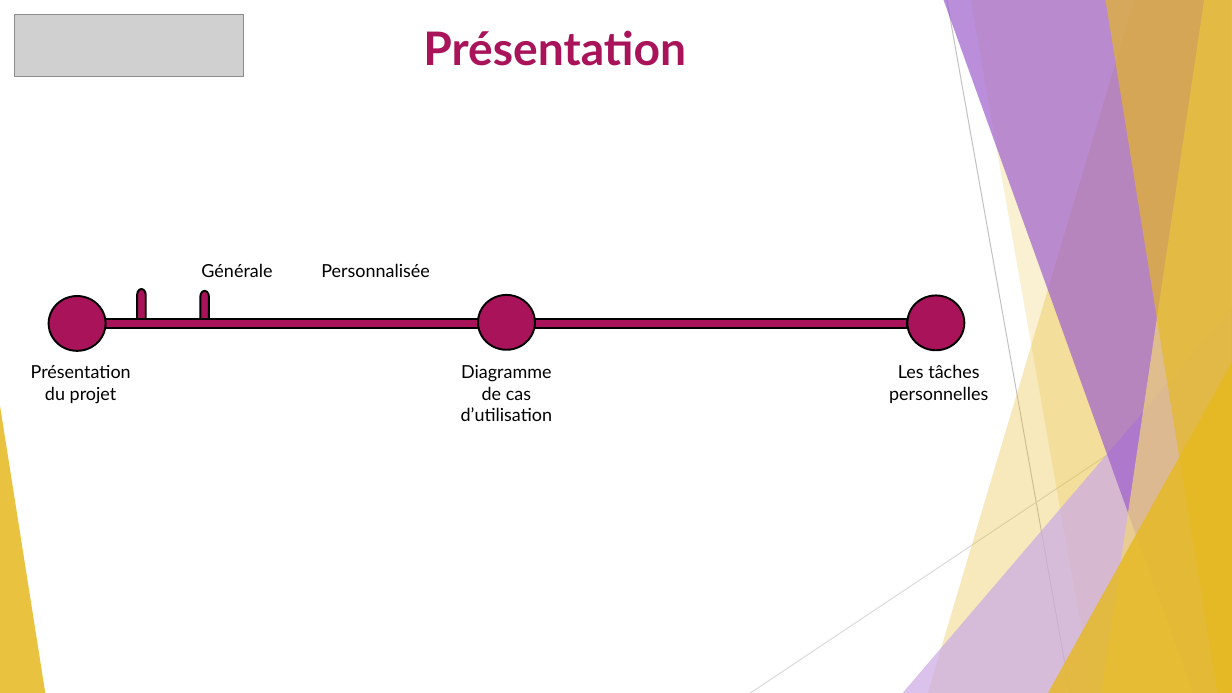
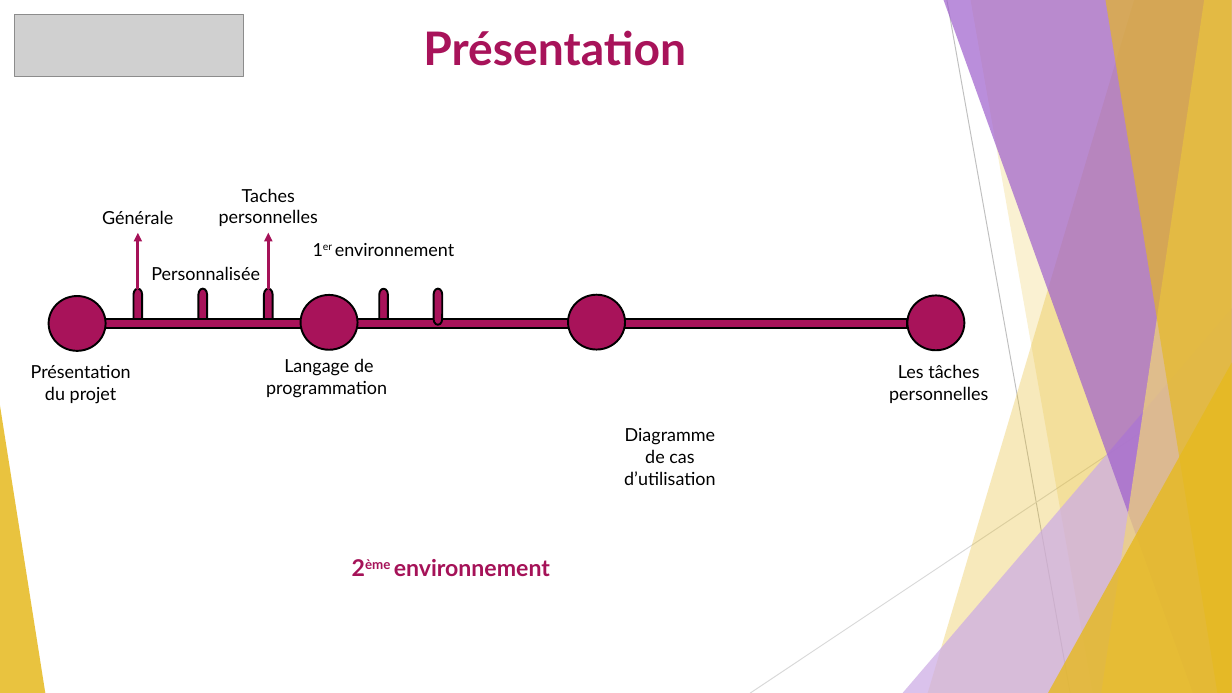
Before and after one commit to GuiguiMvn/Systeme-Escape-Game-Telethon, a slide deck: slide 2 of Guillaume/Documents/Diapo Revues/Revue 2 de projet étudiant 1 Escape Game Téléthon.pptx. Drawn at 1232x693 pixels with LibreOffice and Linux fonts; fonts in the diff are those of the drawing; grey boxes stand for pictures. Boxes give left, top, right and bottom in pixels: in the first picture for what was removed or moved away, otherwise in the second. Text is boxed around its words. In the diff, an @@ line names an element or a change of style, - is before the commit and + after.

```diff
--- a/Guillaume/Documents/Diapo Revues/Revue 2 de projet étudiant 1 Escape Game Téléthon.pptx
+++ b/Guillaume/Documents/Diapo Revues/Revue 2 de projet étudiant 1 Escape Game Téléthon.pptx
@@ text "Générale": place and size @@
-text "Générale" at box(201, 263, 272, 277)
+text "Générale" at box(102, 210, 173, 224)
@@ text added at box(219, 188, 318, 226), 14 pt, text #000000 @@
+Taches personnelles
@@ arrow added from (138, 288) to (138, 233), #A51258 2.25 pt @@
@@ arrow added from (268, 288) to (268, 233), #A51258 2.25 pt @@
@@ text "Personnalisée": place and size @@
-text "Personnalisée" at box(321, 263, 430, 277)
+text "Personnalisée" at box(151, 266, 260, 280)
@@ text added at box(335, 243, 455, 256), 14 pt, text #000000 @@
+1er environnement
@@ pill shape: place and size @@
-pill shape at box(138, 289, 146, 325)
+pill shape at box(134, 288, 142, 324)
@@ pill shape added at box(264, 288, 273, 324), fill #A8135A, outline #000000 1.5 pt @@
@@ ellipse added at box(300, 295, 358, 349), fill #A8135A, outline #000000 1.5 pt @@
@@ pill shape added at box(380, 288, 388, 324), fill #A8135A, outline #000000 1.5 pt @@
@@ pill shape added at box(433, 288, 442, 324), fill #A8135A, outline #000000 1.5 pt @@
@@ ellipse: place and size @@
-ellipse at box(478, 295, 535, 349)
+ellipse at box(568, 295, 626, 349)
@@ text added at box(266, 358, 387, 398), 14 pt, text #000000 @@
+Langage de programmation
@@ text "Diagramme de cas d’utilisation": place and size @@
-text "Diagramme de cas d’utilisation" at box(461, 365, 553, 421)
+text "Diagramme de cas d’utilisation" at box(624, 428, 716, 485)
@@ text added at box(394, 559, 550, 576), 18 pt, text #A51258, bold @@
+2ème environnement
```
Also in this commit, not shown: 4 other slides changed, 1 slide added, 3 other files.
